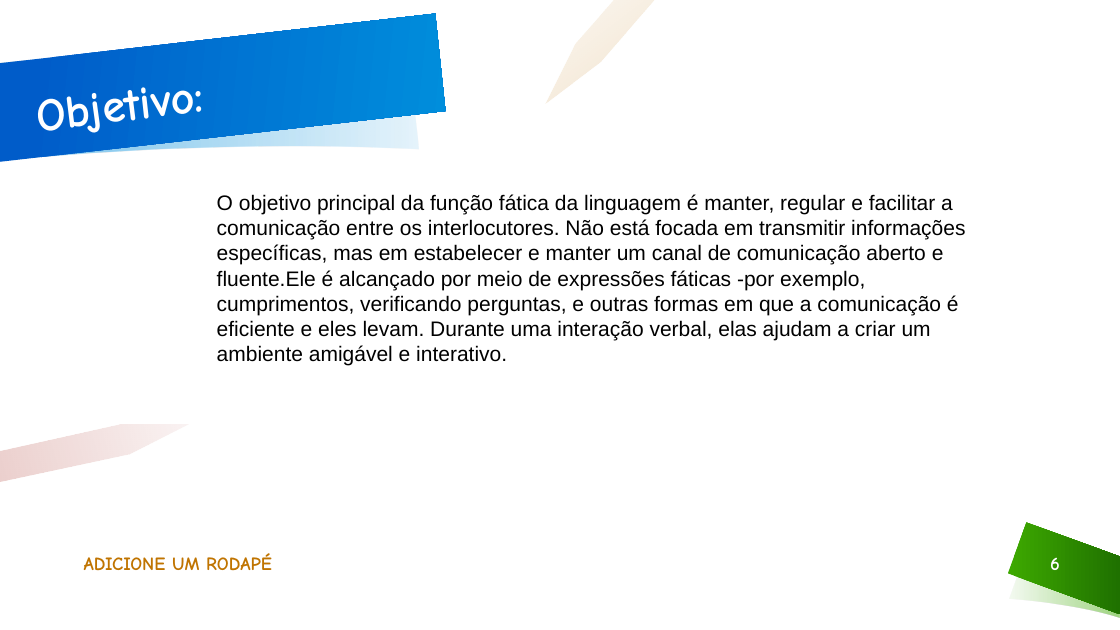
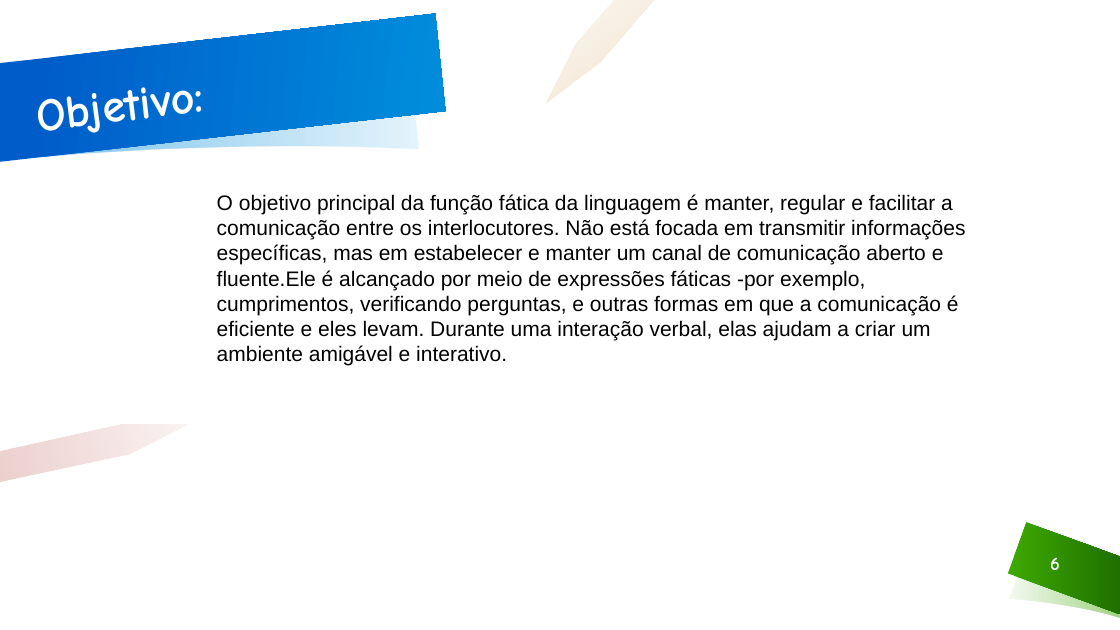
Before and after one commit to 1phantm1/SeminarioPT, a slide deck: slide 6 of funcaoFatica.pptx. Drawn at 1120x630 pixels with LibreOffice and Linux fonts; fonts in the diff are those of the drawing; background and template pictures are left out. Boxes give left, top, right and bottom in pixels: in the first picture for what was removed or moved away, otherwise in the second. Text is boxed around its words. In the diff, an @@ line names an element or a change of style, - is before the commit and + after.

```diff
--- a/funcaoFatica.pptx
+++ b/funcaoFatica.pptx
@@ text removed at <box>84,554,272,571</box> @@
-ADICIONE UM RODAPÉ
```
Also in this commit, not shown: 3 other slides changed, 1 slide added.
